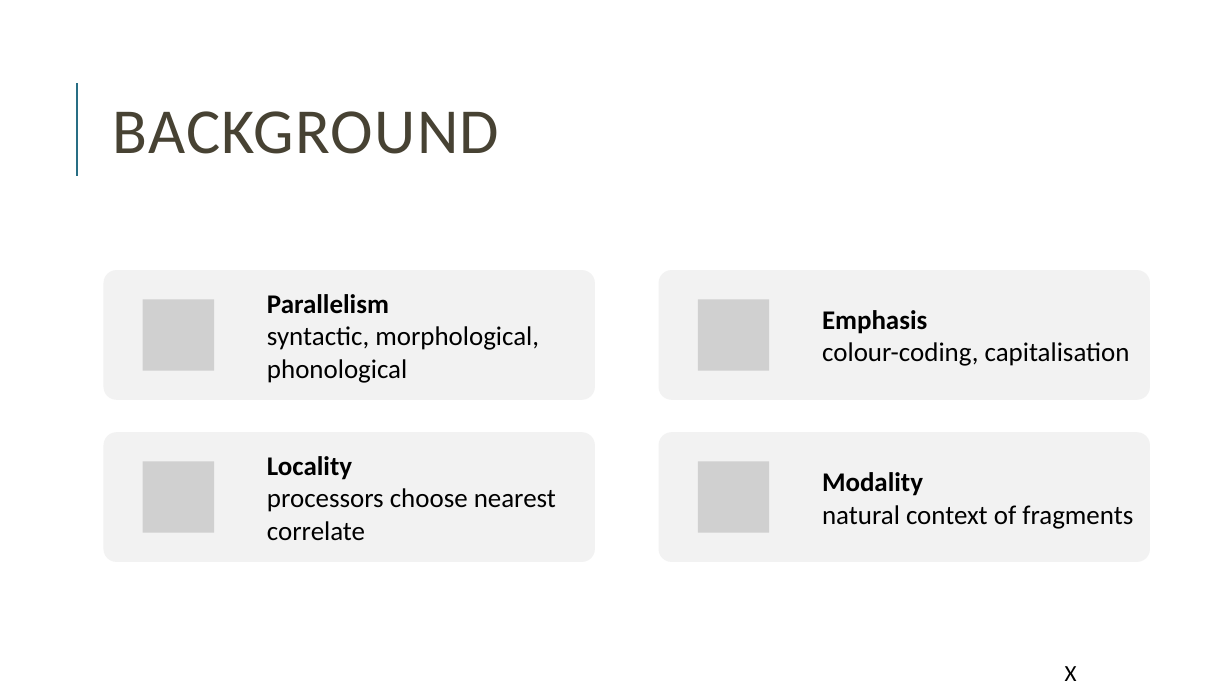
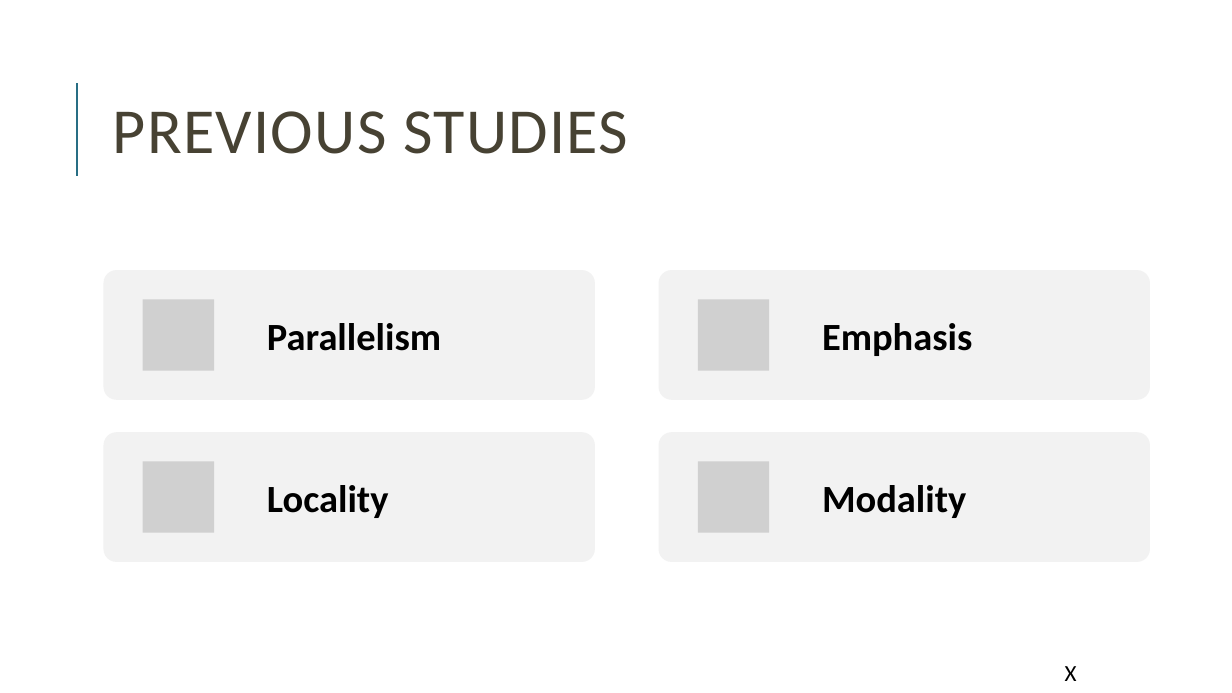
Before and after one commit to miriamschiele/MA, a slide deck: slide 13 of presentation/Miriam Schiele, MA presentation.pptx. Drawn at 1232x693 pixels with LibreOffice and Linux fonts; fonts in the diff are those of the drawing; grey boxes stand for pictures. Boxes give left, top, right and bottom in pixels: in the first picture for what was removed or moved away, otherwise in the second. Text is boxed around its words. In the diff, an @@ line names an element or a change of style, - is before the commit and + after.

```diff
--- a/presentation/Miriam Schiele, MA presentation.pptx
+++ b/presentation/Miriam Schiele, MA presentation.pptx
@@ title at [113, 111, 628, 154]: text changed @@
-BACKGROUND
+PREVIOUS STUDIES
@@ text at [267, 323, 441, 351]: text changed; size 21 to 30 pt; bold on @@
-Parallelism
-syntactic, morphological, phonological
+Parallelism
@@ text at [822, 323, 972, 356]: text changed; size 21 to 30 pt; bold on @@
-Emphasis
-colour-coding, capitalisation
+Emphasis
@@ text at [267, 485, 389, 518]: text changed; size 21 to 30 pt; bold on @@
-Locality
-processors choose nearest correlate
+Locality
@@ text at [822, 485, 966, 518]: text changed; size 21 to 30 pt; bold on @@
-Modality
-natural context of fragments
+Modality
```
Also in this commit, not shown: 15 other slides changed, 32 slides added, 4 slides removed, 6 other files.
